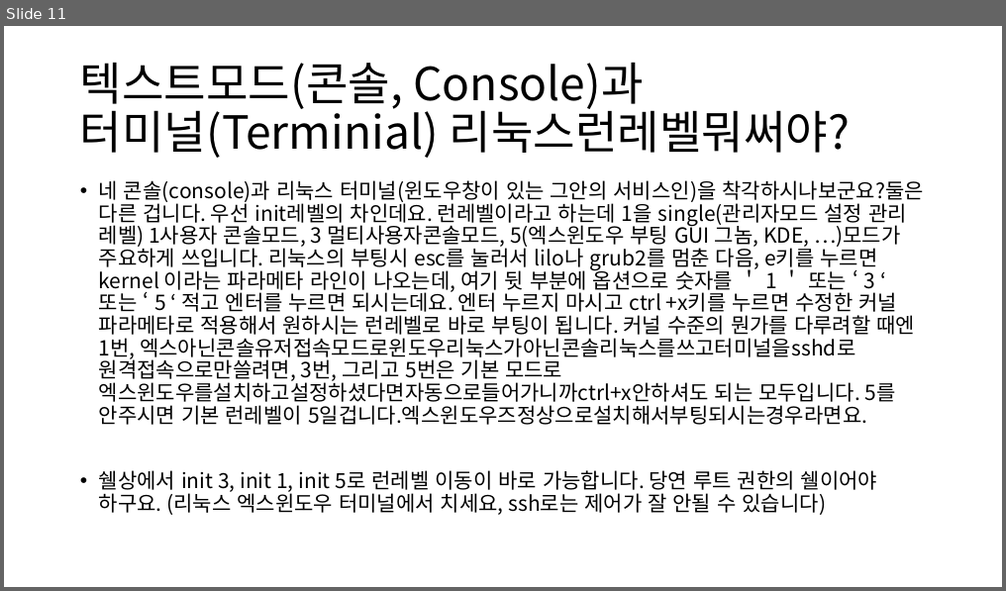
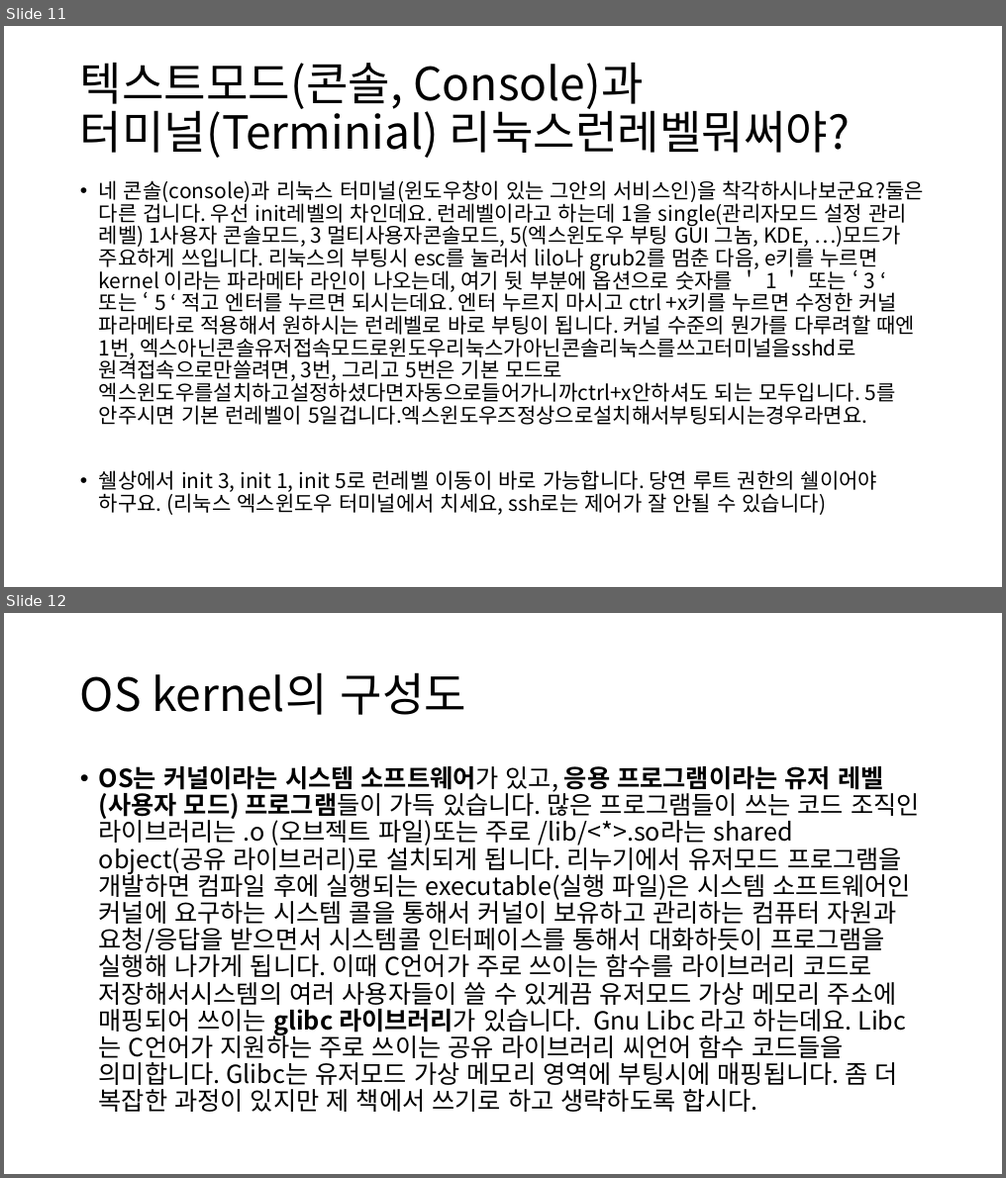
Before and after one commit to tkopppop/CveSs, a slide deck: 바이너리디핑론과부가적해킹기법들소개.pptx. Shown one above the other, each under a label of ours: slide 11 before the commit, slides 11 and 12 after it. The pictures are 1006x591 and 1006x1178 pixels, drawn with LibreOffice and Linux fonts; fonts in the diff are those of the drawing. Boxes give left, top, right and bottom in pixels: in the first picture for what was removed or moved away, otherwise in the second. Text is boxed around its words. In the diff, an @@ line names an element or a change of style, - is before the commit and + after.

```diff
--- a/바이너리디핑론과부가적해킹기법들소개.pptx
+++ b/바이너리디핑론과부가적해킹기법들소개.pptx
@@ slide 12 added at (x1=4, y1=613, x2=1002, y2=1174), background #FFFFFF @@
@@ title added at (x1=80, y1=672, x2=466, y2=715), 44 pt, text #000000 @@
+OS kernel의 구성도
@@ text added at (x1=99, y1=766, x2=920, y2=1112), 24 pt, text #000000 @@
+• OS는 커널이라는 시스템 소프트웨어가 있고, 응용 프로그램이라는 유저 레벨(사용자 모드) 프로그램들이 가득 있습니다. 많은 프로그램들이 쓰는 코드 조직인 라이브러리는 .o (오브젝트 파일)또는 주로 /lib/<*>.so라는 shared object(공유 라이브러리)로 설치되게 됩니다. 리누기에서 유저모드 프로그램을 개발하면 컴파일 후에 실행되는 executable(실행 파일)은 시스템 소프트웨어인 커널에 요구하는 시스템 콜을 통해서 커널이 보유하고 관리하는 컴퓨터 자원과 요청/응답을 받으면서 시스템콜 인터페이스를 통해서 대화하듯이 프로그램을 실행해 나가게 됩니다. 이때 C언어가 주로 쓰이는 함수를 라이브러리 코드로 저장해서시스템의 여러 사용자들이 쓸 수 있게끔 유저모드 가상 메모리 주소에 매핑되어 쓰이는 glibc 라이브러리가 있습니다. Gnu Libc 라고 하는데요. Libc는 C언어가 지원하는 주로 쓰이는 공유 라이브러리 씨언어 함수 코드들을 의미합니다. Glibc는 유저모드 가상 메모리 영역에 부팅시에 매핑됩니다. 좀 더 복잡한 과정이 있지만 제 책에서 쓰기로 하고 생략하도록 합시다.
```
Also in this commit, not shown: 1 other slide added.
